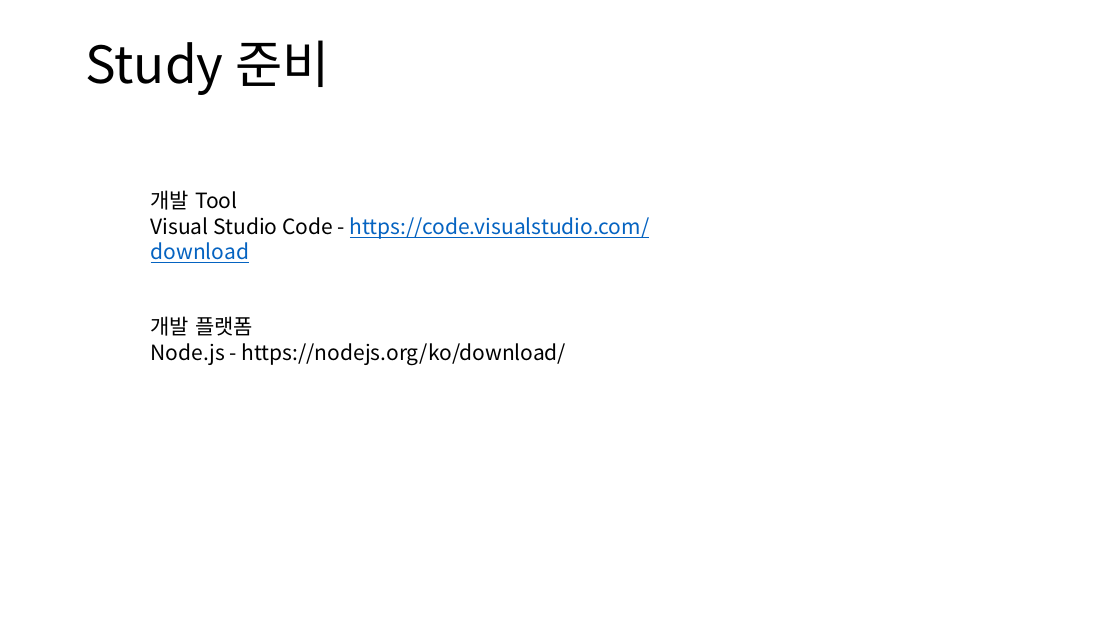
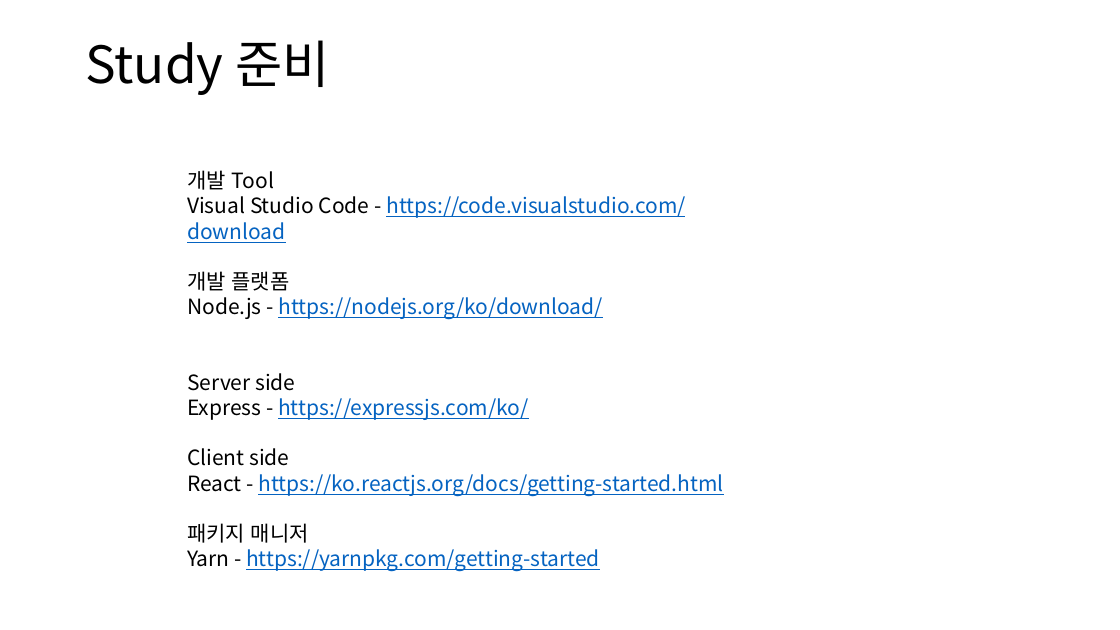
Before and after one commit to Humax-tut/jjsong2, a slide deck: slide 2 of React_Study.pptx. Drawn at 1120x630 pixels with LibreOffice and Linux fonts; fonts in the diff are those of the drawing. Boxes give left, top, right and bottom in pixels: in the first picture for what was removed or moved away, otherwise in the second. Text is boxed around its words. In the diff, an @@ line names an element or a change of style, - is before the commit and + after.

```diff
--- a/React_Study.pptx
+++ b/React_Study.pptx
@@ text "개발 Tool": place and size @@
-text "개발 Tool" at bbox=[151, 190, 650, 365]
+text "개발 Tool" at bbox=[187, 170, 723, 571]
@@ text at bbox=[187, 297, 602, 319]: text colour #000000 to #0563C1, underline on in "https://nodejs.org/ko/download/" @@
@@ text at bbox=[187, 373, 723, 571]: paragraphs added @@
+Server side
+Express - https://expressjs.com/ko/
+Client side
+React - https://ko.reactjs.org/docs/getting-started.html
+패키지 매니저
+Yarn - https://yarnpkg.com/getting-started
```
Also in this commit, not shown: 1 other slide changed, 4 slides added.
